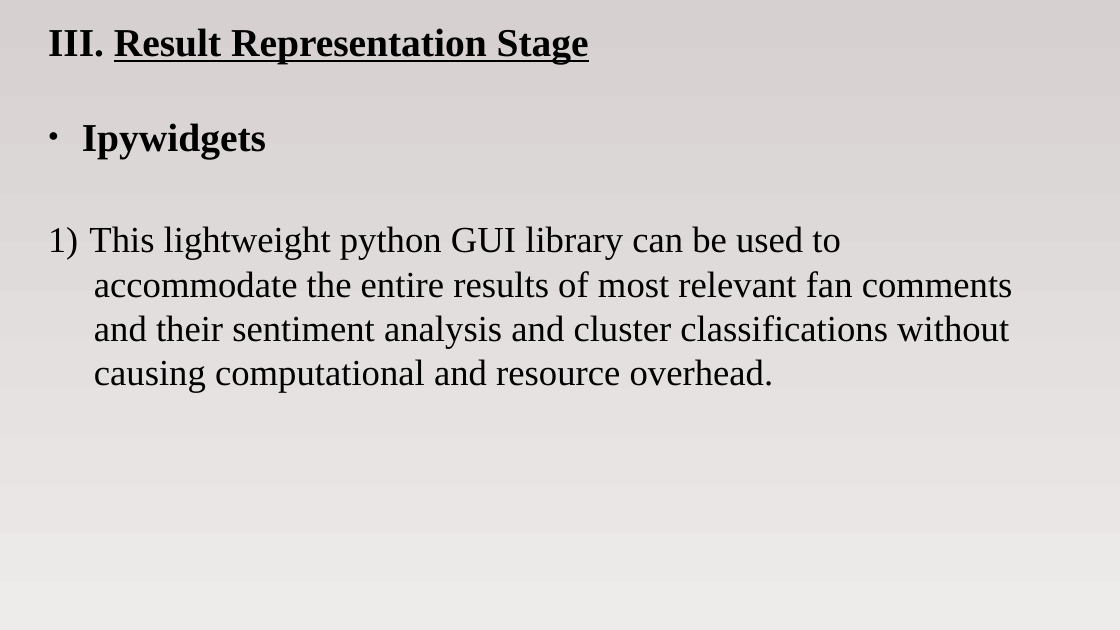
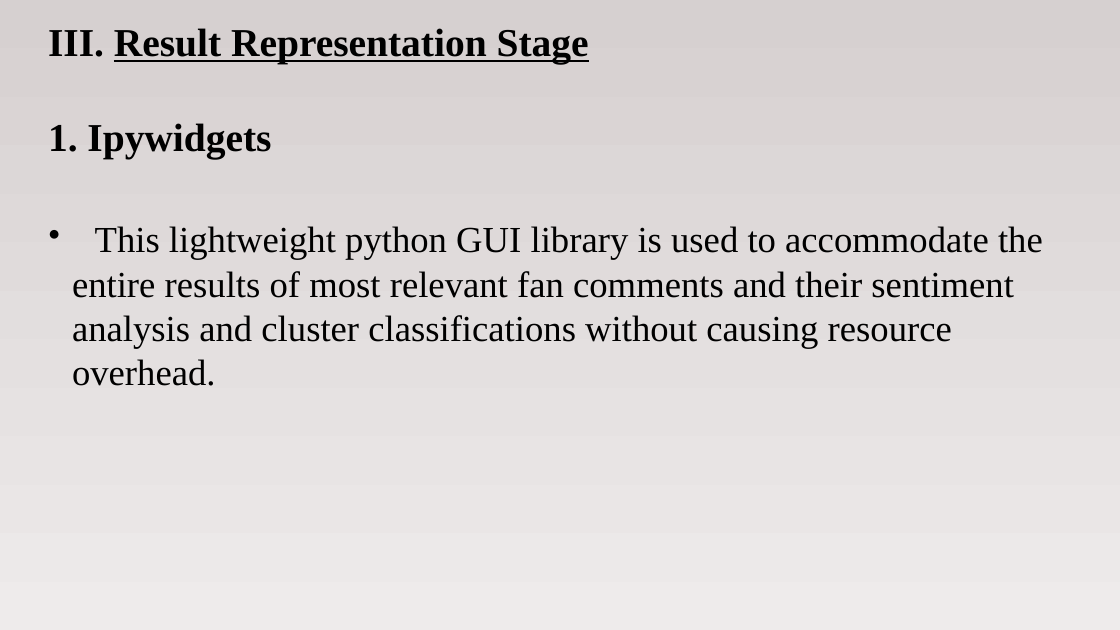
Before and after one commit to alfinwilliam/Sports-Match-Analysis-using-Social-Media-Mining, a slide deck: slide 17 of docs/projectppt.odp. Drawn at 1120x630 pixels with LibreOffice and Linux fonts; fonts in the diff are those of the drawing. Boxes give left, top, right and bottom in pixels: in the first picture for what was removed or moved away, otherwise in the second. Text is boxed around its words. In the diff, an @@ line names an element or a change of style, - is before the commit and + after.

```diff
--- a/docs/projectppt.odp
+++ b/docs/projectppt.odp
@@ subtitle at (87,123,271,159): bullet ● to 1. @@
@@ subtitle at (72,226,1043,386): text changed @@
-1) This lightweight python GUI library can be used to
-accommodate the entire results of most relevant fan comments
-and their sentiment analysis and cluster classifications without
-causing computational and resource overhead.
+● This lightweight python GUI library is used to accommodate the entire results of most relevant fan comments and their sentiment analysis and cluster classifications without causing resource overhead.
```
Also in this commit, not shown: 3 other slides changed, 1 slide added, 1 other file.
